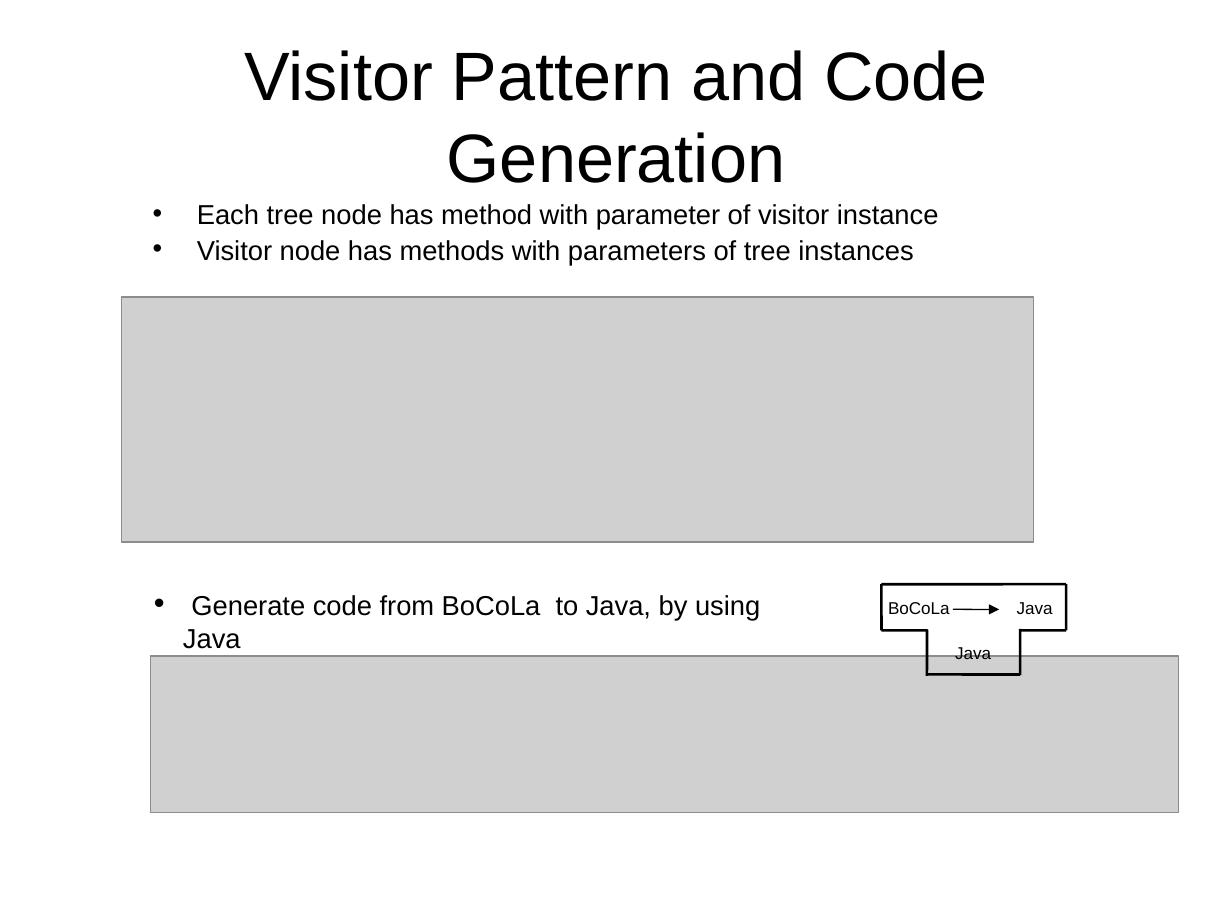
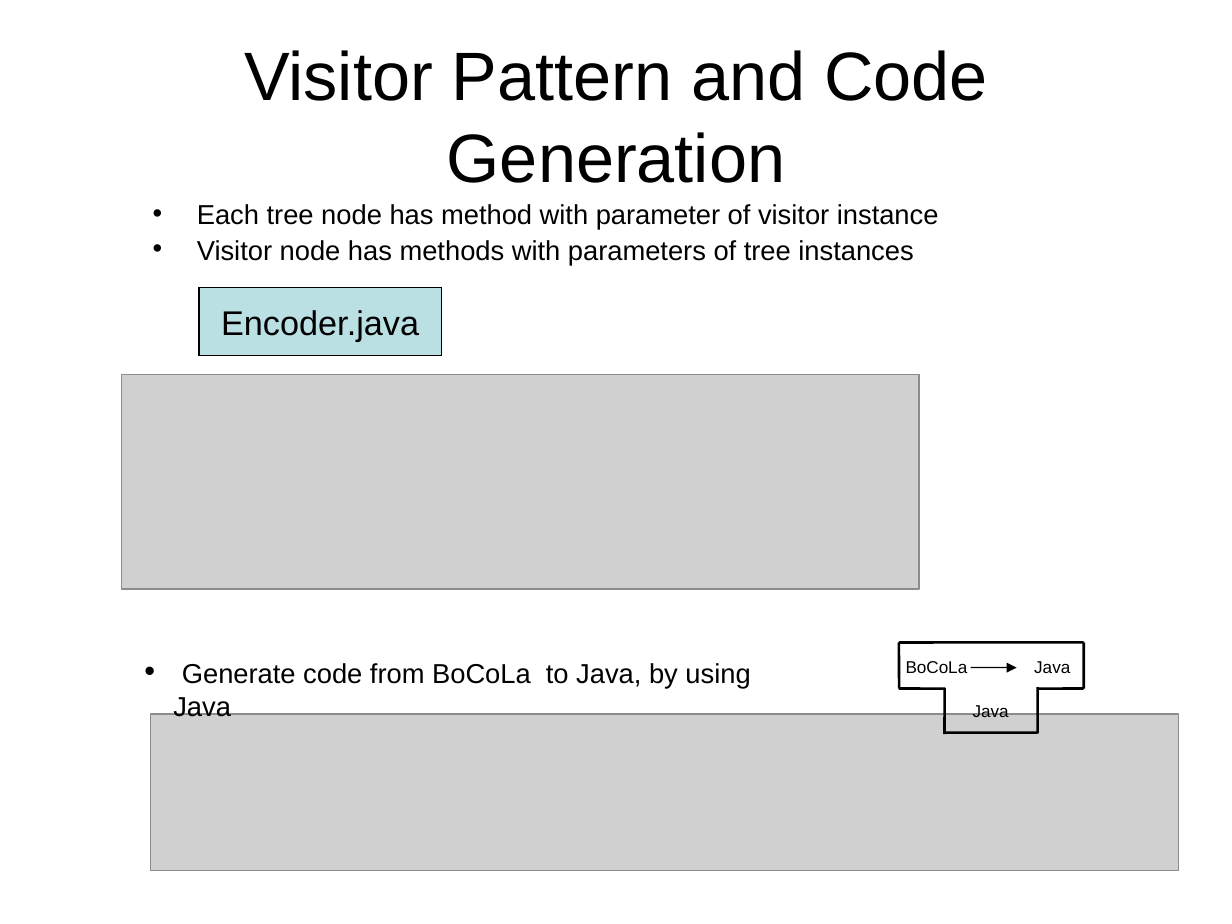
Before and after one commit to isurup/kalle-martin-group, a slide deck: slide 8 of SSE2/slides/project Slides 1.ppt (slide 5 before the commit). Drawn at 1232x924 pixels with LibreOffice and Linux fonts; fonts in the diff are those of the drawing; grey boxes stand for pictures. Boxes give left, top, right and bottom in pixels: in the first picture for what was removed or moved away, otherwise in the second. Text is boxed around its words. In the diff, an @@ line names an element or a change of style, - is before the commit and + after.

```diff
--- a/SSE2/slides/project Slides 1.ppt
+++ b/SSE2/slides/project Slides 1.ppt
@@ rectangle added at [198,287,441,355], fill #BBE0E3, outline #000000 0.74 pt, 20 pt, text #000000 @@
+Encoder.java
@@ picture: place and size @@
-picture at [121,297,1032,542]
+picture at [121,375,919,589]
@@ text "Generate code from BoCoLa to ...": place and size @@
-text "Generate code from BoCoLa to ..." at [183,595,760,649]
+text "Generate code from BoCoLa to ..." at [173,663,750,717]
@@ line moved from (926, 630) - (926, 676) to (899, 642) - (899, 689) @@
@@ line moved from (1020, 630) - (1020, 675) to (1084, 642) - (1084, 689) @@
@@ 2 texts, 2 lines: place and size @@
-2 texts, 2 lines at [881,584,1066,659]
+2 texts, 2 lines at [899,642,1084,717]
@@ line moved from (881, 584) - (882, 631) to (945, 687) - (945, 734) @@
@@ 2 lines, 1 text, 1 arrow: place and size @@
-2 lines, 1 text, 1 arrow at [888,602,1066,674]
+2 lines, 1 text, 1 arrow at [906,661,1084,733]
@@ line moved from (1066, 584) - (1066, 631) to (1037, 687) - (1037, 733) @@
@@ picture: place and size @@
-picture at [150,655,1179,812]
+picture at [150,715,1179,871]
```
Also in this commit, not shown: 1 other slide changed, 4 slides added, 1 slide removed.
